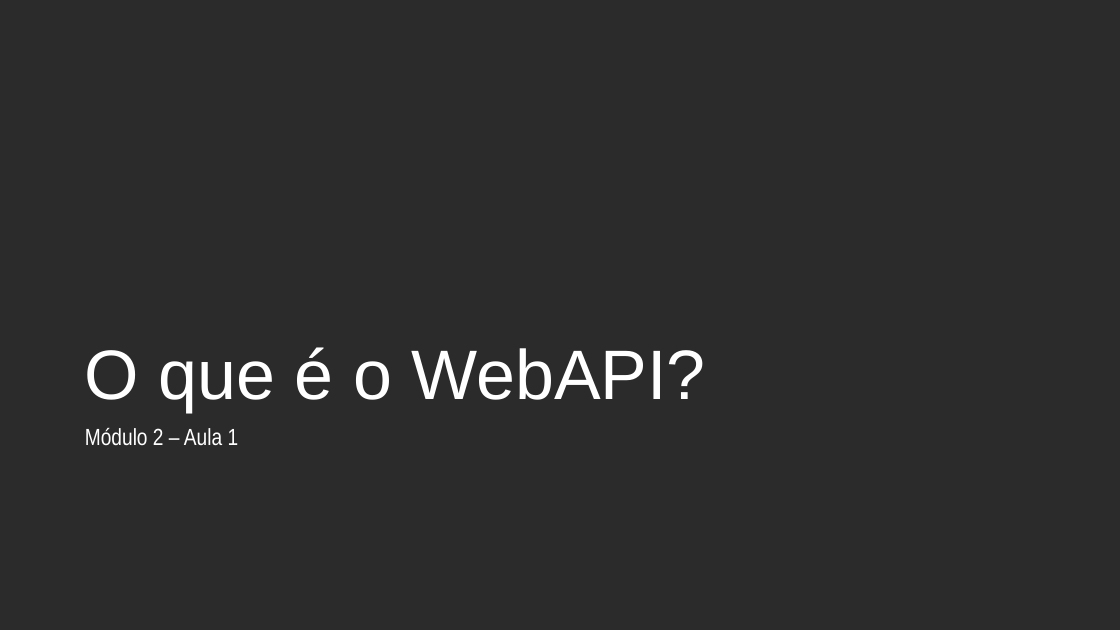
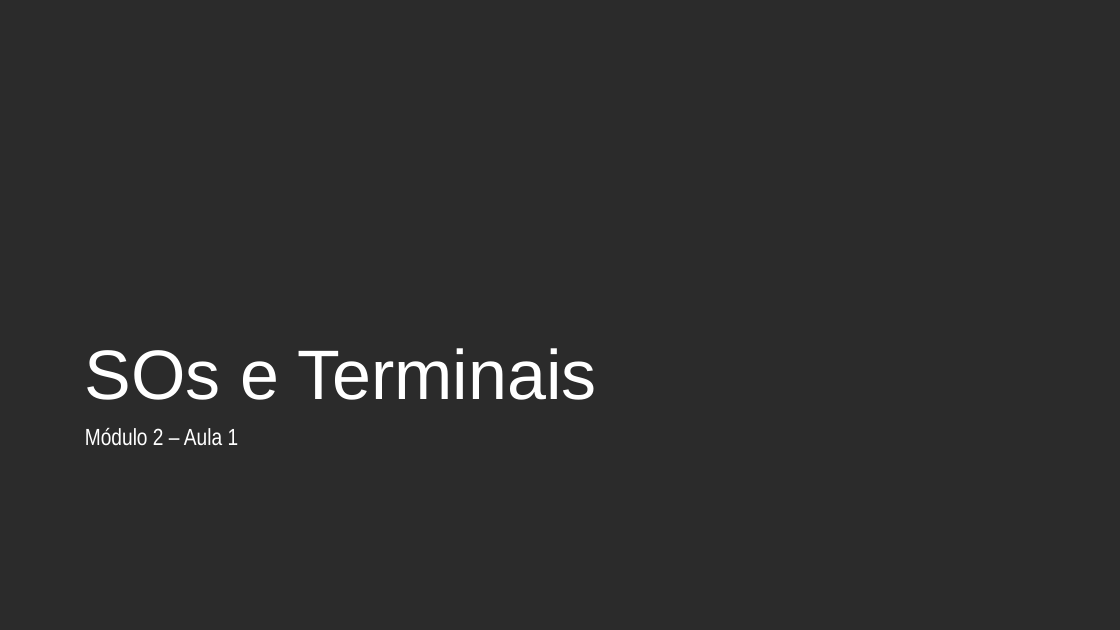
Before and after one commit to andrebaltieri/5485, a slide deck: slide 3 of ppts/Modulo 2/5485 - M02A01.pptx. Drawn at 1120x630 pixels with LibreOffice and Linux fonts; fonts in the diff are those of the drawing; background and template pictures are left out; a plain dark background stands for a picture behind light text. Boxes give left, top, right and bottom in pixels: in the first picture for what was removed or moved away, otherwise in the second. Text is boxed around its words. In the diff, an @@ line names an element or a change of style, - is before the commit and + after.

```diff
--- a/ppts/Modulo 2/5485 - M02A01.pptx
+++ b/ppts/Modulo 2/5485 - M02A01.pptx
@@ title at (x1=85, y1=348, x2=597, y2=400): text changed @@
-O que é o WebAPI?
+SOs e Terminais
```
Also in this commit, not shown: 2 other slides changed, 16 slides added, 3 slides removed, 4 other files.
